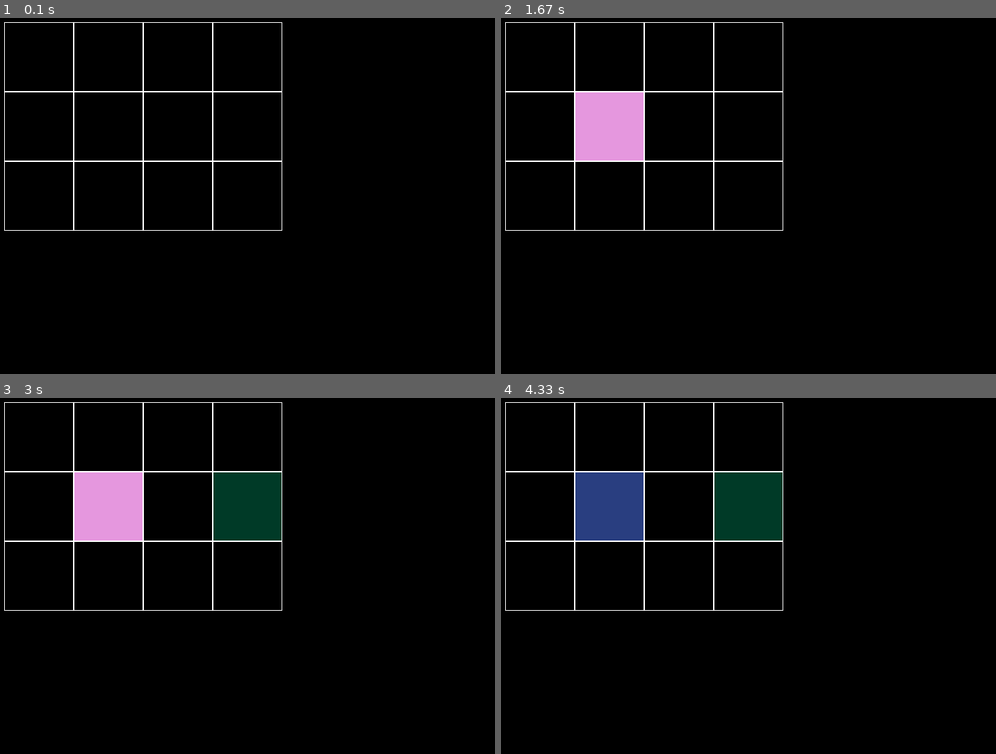
Above: before the commit, frames 1-4 (two rows, left to right).
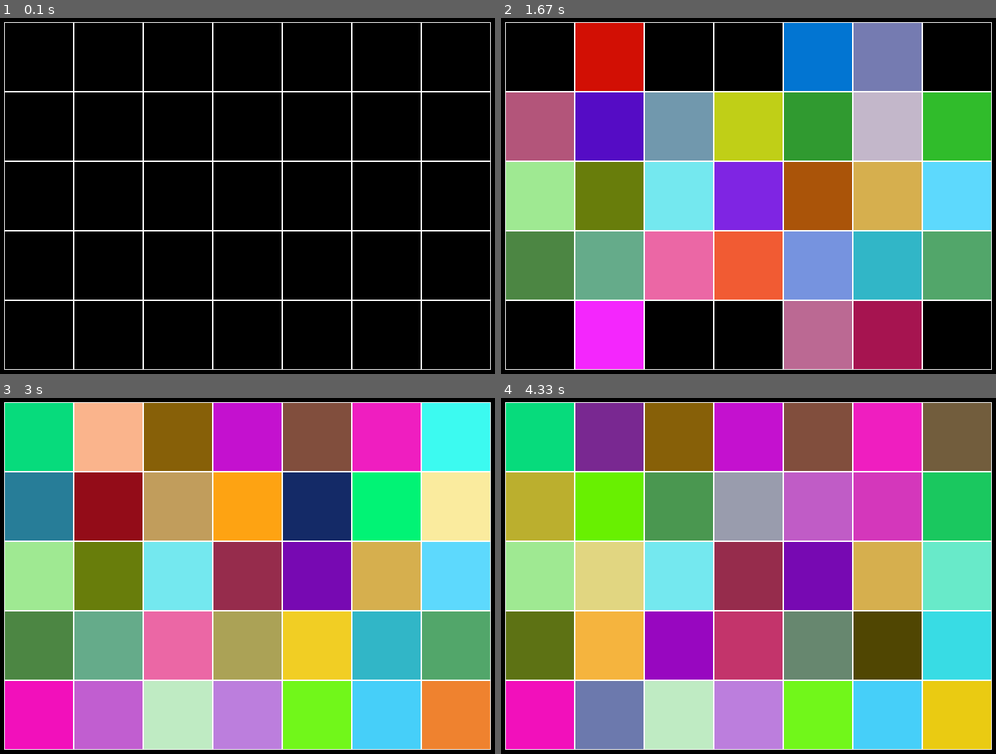
Above: after the commit, the same moments.

Repository: Lem-a-k/pygame2024
Game: pygame game, started from main.py
Two runs of this game, one before a commit and one after it. Both use one fixed random seed, a clock stepped at 60 frames per second and the inputs below.
Inputs (mouse positions are in pixels of both pictures, inside the frame that each line leads up to):
- Up to frame 1 (0.1 s): no input
- Up to frame 2 (1.67 s): click (802, 196) at 0.38 s; click (807, 224) at 0.72 s; click (609, 131) at 1.05 s; click (877, 231) at 1.38 s
- Up to frame 3 (3 s): click (316, 437) at 1.72 s; click (272, 682) at 2.05 s; click (282, 504) at 2.38 s; click (212, 490) at 2.72 s
- Up to frame 4 (4.33 s): click (971, 540) at 3.05 s; click (600, 618) at 3.38 s; click (936, 501) at 3.72 s; click (619, 494) at 4.05 s

The runs differ from the first frame. In frame 1, 2.5% of the frame differs, in the area x 0-100%, y 1-99%; in frame 2, 74%; in frame 3, 95%; in frame 4, 95%.

Commit message:
Board color cell's row and col

Diff:
--- a/main.py
+++ b/main.py
@@ -41,9 +41,14 @@
                               0 <= col < self.width) else None
 
     def on_click(self, cell):
-        self.board[cell[0]][cell[1]] = (random.randint(0, 255),
-                                        random.randint(0, 255),
-                                        random.randint(0, 255))
+        for i in range(self.height):
+            self.board[i][cell[1]] = (random.randint(0, 255),
+                                      random.randint(0, 255),
+                                      random.randint(0, 255))
+        for j in range(self.width):
+            self.board[cell[0]][j] = (random.randint(0, 255),
+                                      random.randint(0, 255),
+                                      random.randint(0, 255))
 
     def process_click(self, mouse_pos):
         cell = self.get_cell(mouse_pos)
@@ -61,7 +66,7 @@
     clock = pygame.time.Clock()
     # MY_EVENT = pygame.USEREVENT + 1
     # pygame.time.set_timer(MY_EVENT, 1000)
-    board = Board(4, 3)  # n = 3, m = 4
+    board = Board(7, 5)  # n = 5, m = 7
     board.set_view(20, 50, 100)
     while running:
         for event in pygame.event.get():
